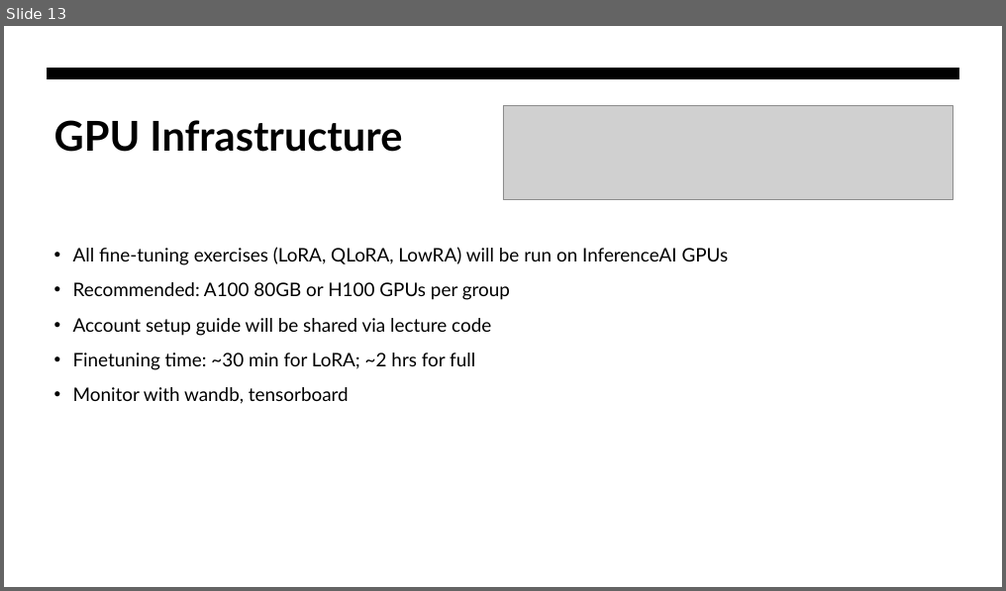
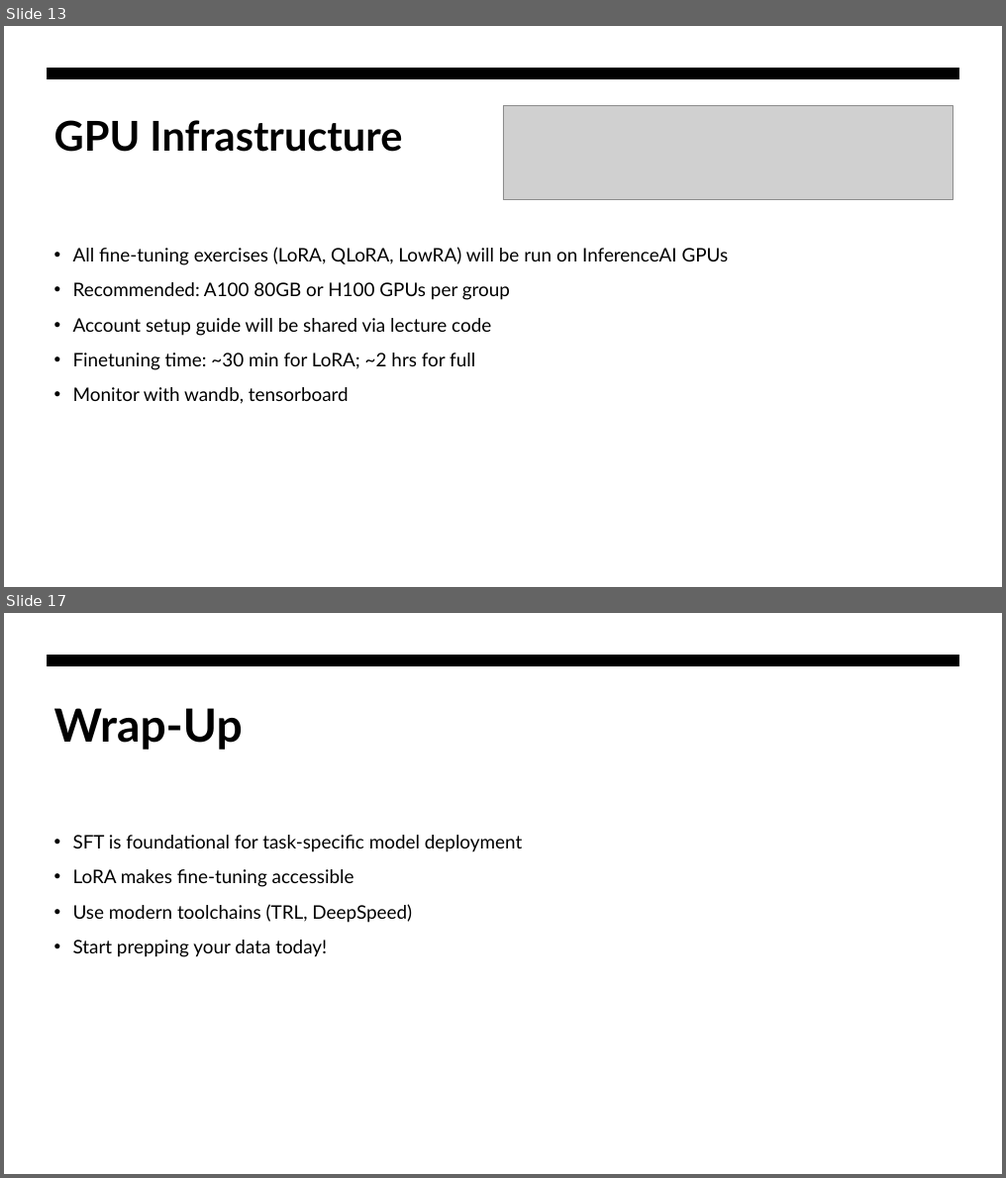
Before and after one commit to inference-ai-course/MLE_in_Gen_AI-Course, a slide deck: class5/Class_5_Presentation.pptx. Shown one above the other, each under a label of ours: slide 13 before the commit, slides 13 and 17 after it; the slides between them are not shown. The pictures are 1006x591 and 1006x1178 pixels, drawn with LibreOffice and Linux fonts; fonts in the diff are those of the drawing; grey boxes stand for pictures. Boxes give left, top, right and bottom in pixels: in the first picture for what was removed or moved away, otherwise in the second. Text is boxed around its words. In the diff, an @@ line names an element or a change of style, - is before the commit and + after.

```diff
--- a/class5/Class_5_Presentation.pptx
+++ b/class5/Class_5_Presentation.pptx
@@ slide 17 added at (x1=4, y1=613, x2=1002, y2=1174), background #FFFFFF; not listed: 1 template element that a slide beside it also shows @@
@@ title added at (x1=54, y1=708, x2=243, y2=750), 44 pt, text #000000, bold @@
+Wrap-Up
@@ text added at (x1=73, y1=835, x2=522, y2=958), 18 pt, text #000000 @@
+• SFT is foundational for task-specific model deployment
+• LoRA makes fine-tuning accessible
+• Use modern toolchains (TRL, DeepSpeed)
+• Start prepping your data today!
```
Also in this commit, not shown: 6 other slides added, 1 slide removed, 2 other files.
